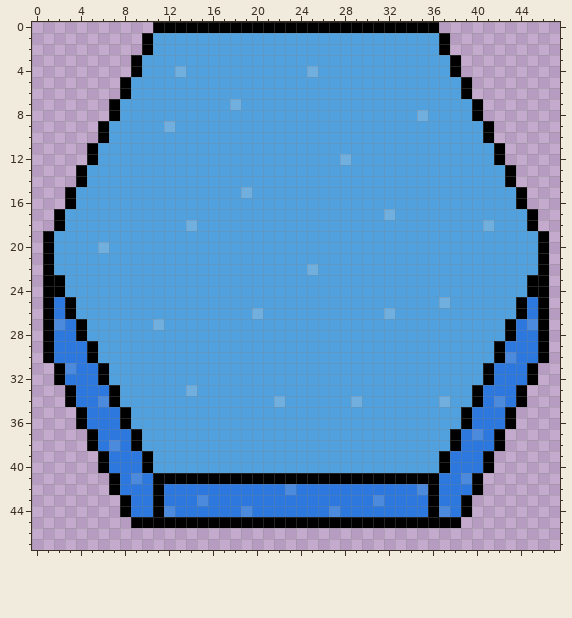
File history of a pixel-art sprite, android/assets/sprites/water_tile.png. This is how it looked before the edit.
The file is 48x48 pixels.
After:
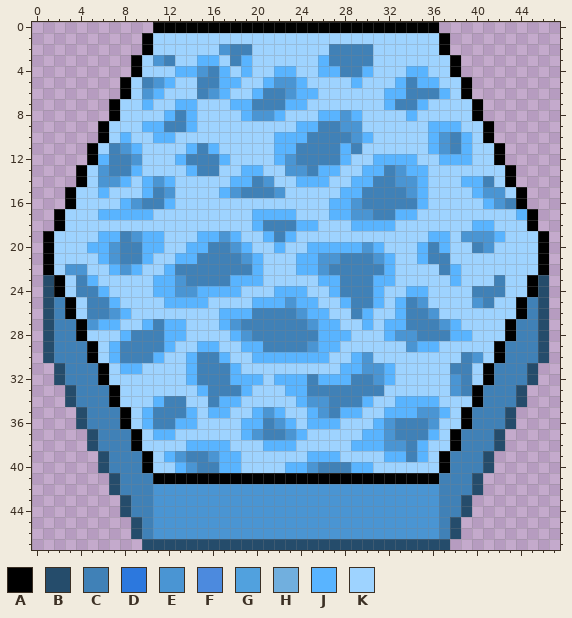
Palette (. is transparent): A #000000  B #254c6b  C #4081b7  D #2c78de  E #4a95d3  F #4c8ade  G #51a1de  H #71afde  J #59b4ff  K #9ed3ff
Difference:
Changed rows in their new state; - is an unchanged pixel.
first column x 1:
 1 ----------KKKKKKKKKKKKKKKKKKKKKKKKKK----------
 2 ----------KKKKKKECCKKKKKKKCCCCKKKKKK----------
 3 ---------KECKKJJKCJKKKKKKJCCCCKKKKKKK---------
 4 ---------KKKJJECJKJKKJJKKJJCCJKKKJJKK---------
 5 --------KCEJKKCCJJKKJEEJKKKKJKKKJCJJKK--------
 6 --------KEJKKKCEJKKJCCEJJKKKKKKJJCCCJK--------
 7 -------KKJKKJJKKKJJCCCJJKKKKKKKJCCJKKKK-------
 8 -------KKKKJCJKKKKJEEJKKKJJEJKKKKJKKKKK-------
 9 ------KKKJJCCJKKKKKKKKKJJCCEEKKKKKKJJJKK------
10 ------KJKKJJKKKKKKKKKJJJCCCCEJKKKKKJECJK------
11 -----KCEJKKKKJCJKKKKKJJCCCCJCKKKKKKJECJKK-----
12 -----JCCEKKKJCCCJKKKKJECCCCJKKJJJJKKJJJKK-----
13 ----KECCJKKKKJCCKKJJKKEECJJKKJJCEJJKKKKKKK----
14 ----KEEJKJEJKKKKKJJCEKKJJJKKJJCCEEJKKKJJCK----
15 ---KKJKKKJCEKKKKJECCCEKKKKKJJCCCCEJKKKKJEEK---
16 ---KKKKJECCJKKKKKKKKKKKKKKJJECCCCCJKKKKKJEC---
17 --KKKJJJJJKKKKKKKKKJJJJKKKJJEECCJJKKKKKKKKKJ--
18 --KKKKKKKKKKKKKKKKKJCCCJJKKKJJJJKKKKKKKJJKKK--
19 -KKKKJJCEJJKKKJJEJKKJCJKKKKKKKKKKKKJJKEEEJKKK-
20 -KKKJJECCJJKKJJCCEJKKJKKJJJJJEJKKKJCJKKCEKKKK-
21 -KKKKJECCJKKJJCCCCEJKKKJJEECCCEJKKJCCKKKKKKKK-
22 -KEEKKJEJKKJCCCCCCCJKKKJJECCCCCJKKKKCJKKKKKKK-
23 B-KCJKKKKKJJECCCCJJJKKKKKJJCCCJJKKKKKJKKKCKK-B
24 B-KCCJKKKKJJEEJJJJKKKJJJKKJCCCJKKJJKKKKCCCKK-B
25 BC-KCCJKKKKJJJJKKKKJJJEJJKKJCCJKJCEKKKKECKK-CB
26 BC-KCCEJKKKKKKKKJJJCCCCEJJKKCJKKJCCEKKKKKKK-CB
27 BCC-EJJKKJCJJKKKJECCCCCCEJJKKJKJJCCCEJKKKK-CCB
28 BCC-KKKJCCCJJKKKKJECCCCCCJJJKKKJEECCCJJKKK-CCB
29 BCCC-KJCCCCJKKJJKKJJCCCCEJJKKKKKKEJJKKKKK-CCCB
30 BCCC-KJCCCJKKJCCJKKJJJJJJJKKJEKKKKKKKKCEK-CCCB
31 -BCCC-KJJKKKKJCCCJKKKKKKKKKJJEEJKKKKKCCK-CCCB-
32 -BCCC-KKKKKKKJCCCJJJKJJJCJJJCCEJKKKKKECK-CCCB-
33 --BCCC-KKKKKKKJCCCJKKKJJCCCCCCCKKKKKKEC-CCCB--
34 --BCCC-KKKJCCKKCJJKKKKKJEECCCJKKJJJJKKK-CCCB--
35 ---BCCC-KJCCCJKJJKKJEJKKJECJJKKJJJEEJK-CCCB---
36 ---BCCC-KJCCJJKKKKJJCEJKJJJKKKJECCCEKK-CCCB---
37 ----BCCC-KJJKKKKKKJECCEJKKKKKJJECCCJK-CCCB----
38 ----BCCC-KKKKJJJJKKKJJJKKKKKJJJEECJKK-CCCB----
39 -----BCCC-KJECCEJJKKKKKKJJJKKKKJJCJK-CCCB-----
40 -----BCCC-KKJECCJJKKKKJJECCCJJKKKKKK-CCCB-----
41 ------BCCC--------------------------CCCB------
42 ------BCCCEEEEEEEEEEEEEEEEEEEEEEEEEECCCB------
43 -------BCCEEEEEEEEEEEEEEEEEEEEEEEEEECCB-------
44 -------BCCEEEEEEEEEEEEEEEEEEEEEEEEEECCB-------
45 --------BCEEEEEEEEEEEEEEEEEEEEEEEEEECB--------
46 --------BCEEEEEEEEEEEEEEEEEEEEEEEEEECB--------
47 ---------BBBBBBBBBBBBBBBBBBBBBBBBBBBB---------
